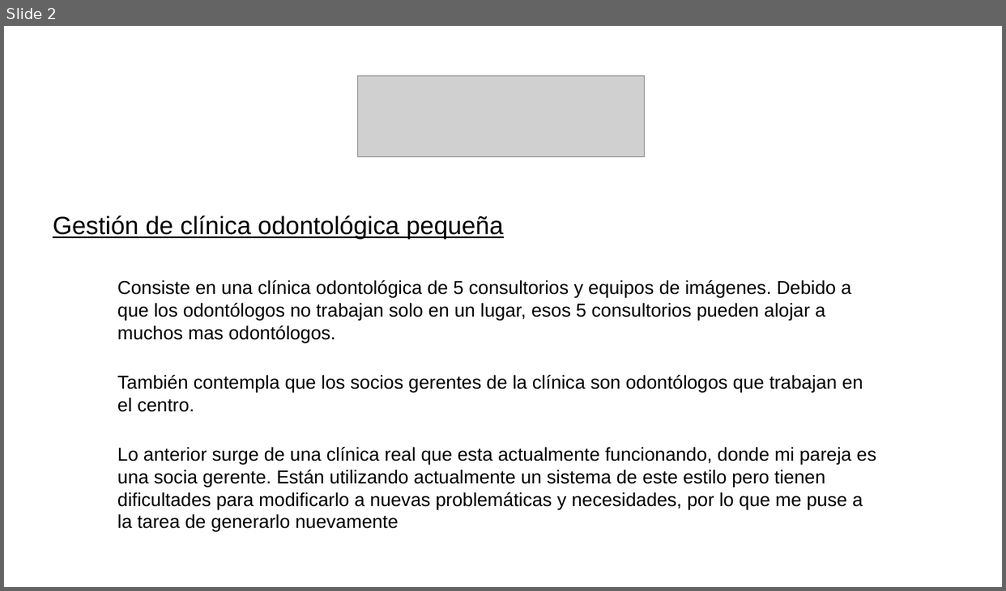
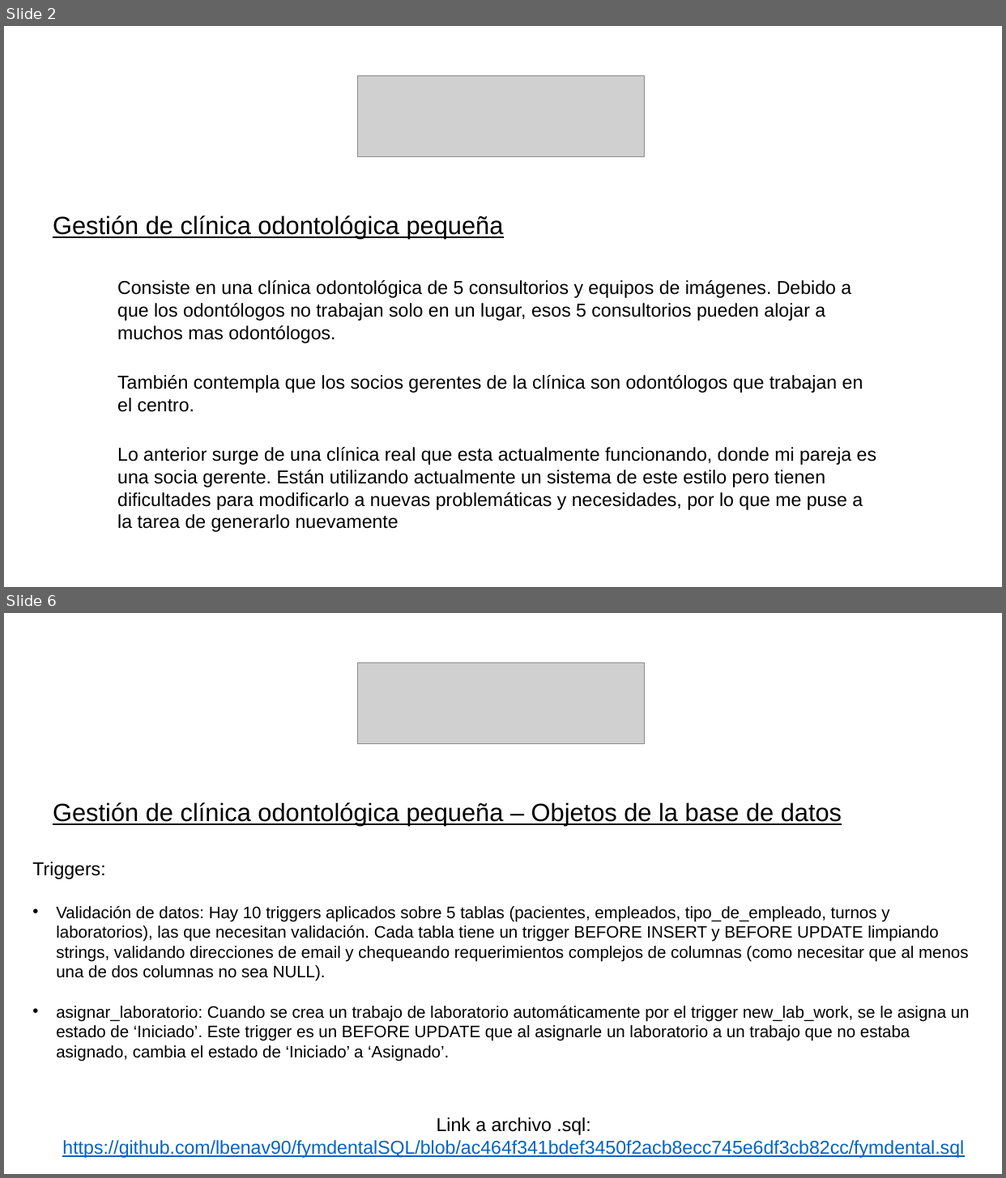
Before and after one commit to lbenav90/fymdentalSQL, a slide deck: benavidesSQL2.pptx. Shown one above the other, each under a label of ours: slide 2 before the commit, slides 2 and 6 after it; the slides between them are not shown. The pictures are 1006x591 and 1006x1178 pixels, drawn with LibreOffice and Linux fonts; fonts in the diff are those of the drawing; grey boxes stand for pictures. Boxes give left, top, right and bottom in pixels: in the first picture for what was removed or moved away, otherwise in the second. Text is boxed around its words. In the diff, an @@ line names an element or a change of style, - is before the commit and + after.

```diff
--- a/benavidesSQL2.pptx
+++ b/benavidesSQL2.pptx
@@ slide 6 added at <box>4,613,1002,1174</box>, background #FFFFFF @@
@@ picture added at <box>357,663,644,745</box> @@
@@ text added at <box>53,803,842,826</box>, 24 pt, text #000000, underline @@
+Gestión de clínica odontológica pequeña – Objetos de la base de datos
@@ text added at <box>32,862,970,1062</box>, 16 pt, text #000000 @@
+Triggers:
+• Validación de datos: Hay 10 triggers aplicados sobre 5 tablas (pacientes, empleados, tipo_de_empleado, turnos y laboratorios), las que necesitan validación. Cada tabla tiene un trigger BEFORE INSERT y BEFORE UPDATE limpiando strings, validando direcciones de email y chequeando requerimientos complejos de columnas (como necesitar que al menos una de dos columnas no sea NULL).
+• asignar_laboratorio: Cuando se crea un trabajo de laboratorio automáticamente por el trigger new_lab_work, se le asigna un estado de ‘Iniciado’. Este trigger es un BEFORE UPDATE que al asignarle un laboratorio a un trabajo que no estaba asignado, cambia el estado de ‘Iniciado’ a ‘Asignado’.
@@ text added at <box>62,1118,964,1158</box>, 18 pt, text #0563C1, underline @@
+Link a archivo .sql:
+https://github.com/lbenav90/fymdentalSQL/blob/ac464f341bdef3450f2acb8ecc745e6df3cb82cc/fymdental.sql
```
Also in this commit, not shown: 3 slides changed, 5 other slides added.
